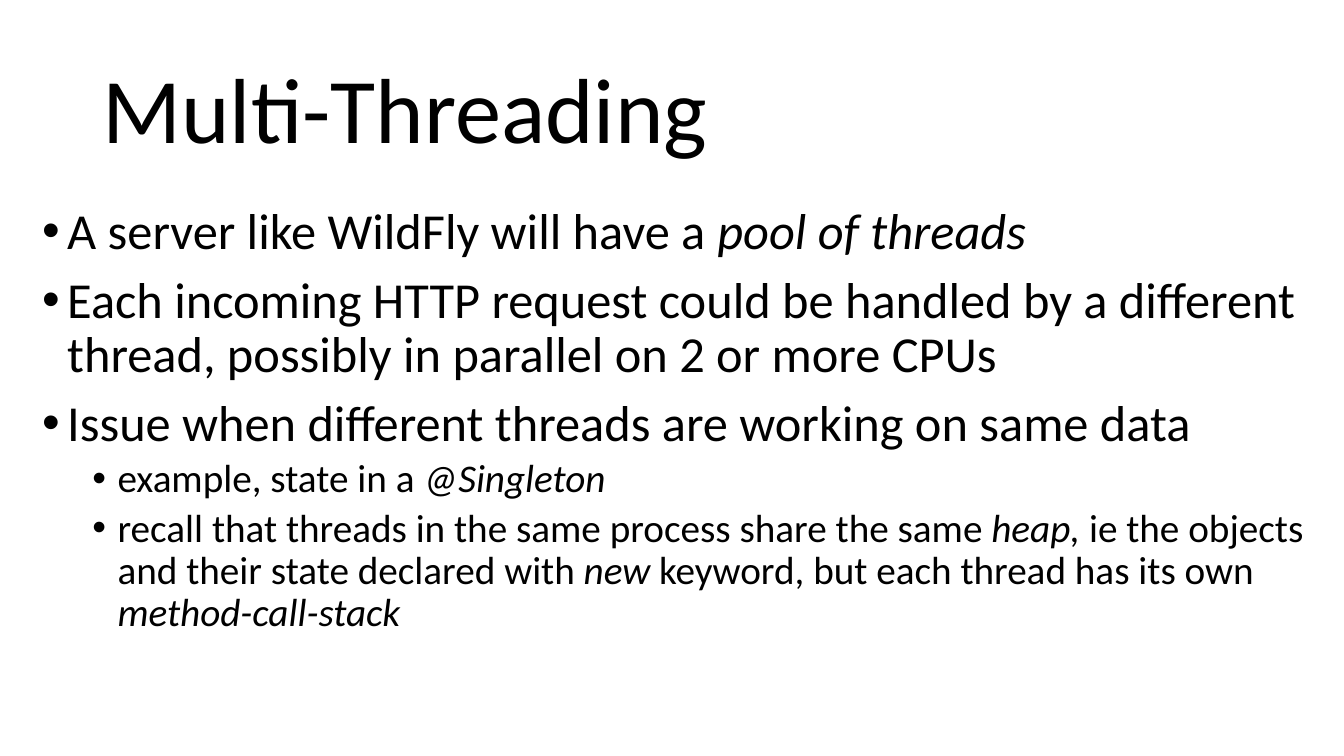
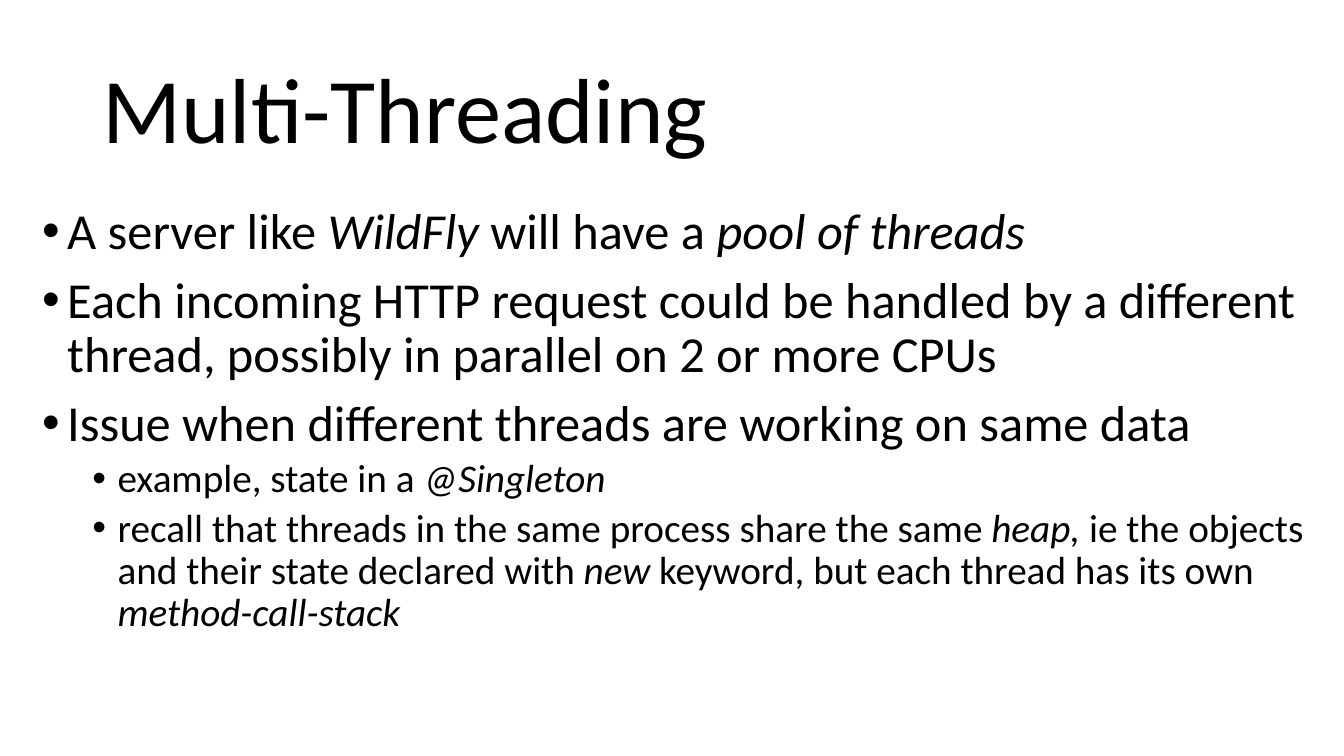
Before and after one commit to arcuri82/testing_security_development_enterprise_systems, a slide deck: slide 9 of doc/intro/slides/lesson_05_ejb.pptx (slide 14 before the commit). Drawn at 1344x756 pixels with LibreOffice and Linux fonts; fonts in the diff are those of the drawing. Boxes give left, top, right and bottom in pixels: in the first picture for what was removed or moved away, otherwise in the second. Text is boxed around its words. In the diff, an @@ line names an element or a change of style, - is before the commit and + after.

```diff
--- a/doc/intro/slides/lesson_05_ejb.pptx
+++ b/doc/intro/slides/lesson_05_ejb.pptx
@@ text at box(67, 214, 1025, 257): italic on in "WildFly" @@
```
Also in this commit, not shown: 3 other slides changed, 5 slides removed, 4 other files.
